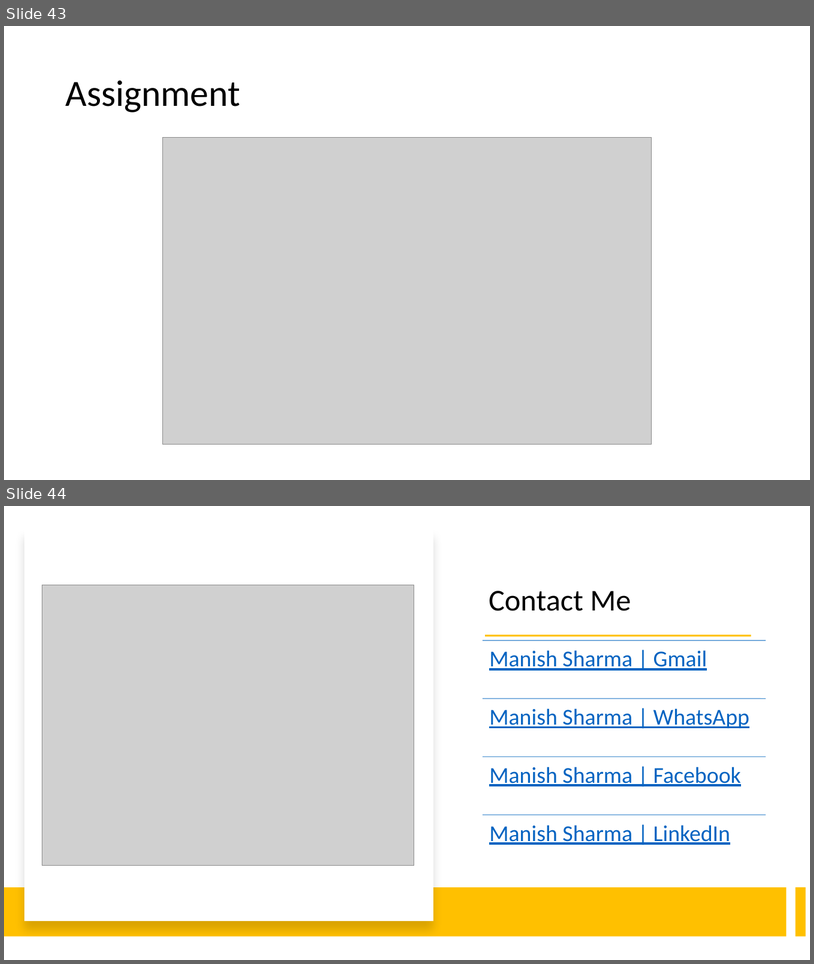
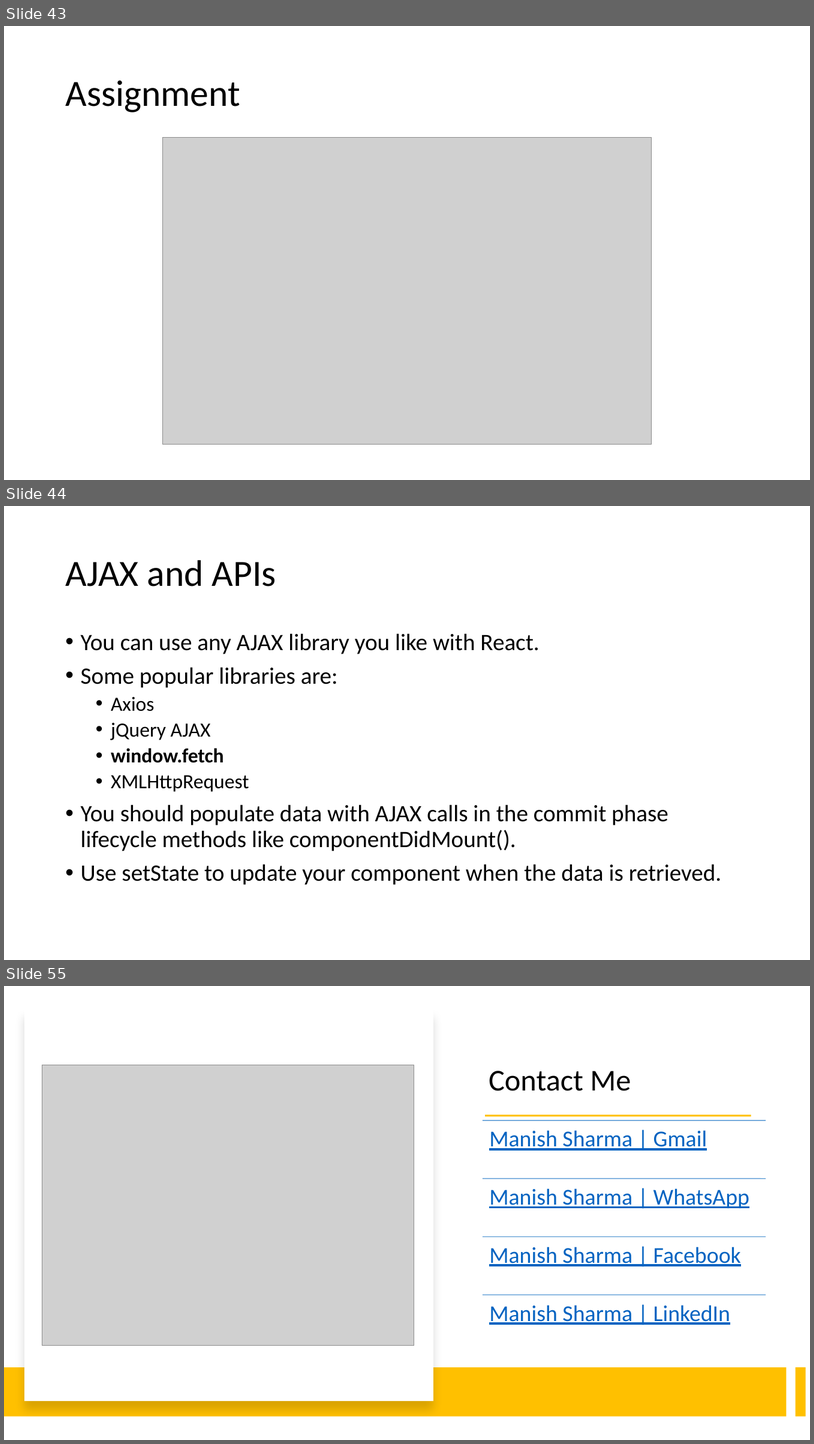
Before and after one commit to manishvbn/ReactJS_WE_Jun22, a slide deck: Notes/React.pptx. Shown one above the other, each under a label of ours: slides 43 and 44 before the commit, slides 43, 44 and 55 after it; the slides between them are not shown. The pictures are 814x964 and 814x1444 pixels, drawn with LibreOffice and Linux fonts; fonts in the diff are those of the drawing; grey boxes stand for pictures. Boxes give left, top, right and bottom in pixels: in the first picture for what was removed or moved away, otherwise in the second. Text is boxed around its words. In the diff, an @@ line names an element or a change of style, - is before the commit and + after.

```diff
--- a/Notes/React.pptx
+++ b/Notes/React.pptx
@@ slide 44 added at (4, 506, 810, 960), background #FFFFFF @@
@@ title added at (65, 560, 276, 586), 44 pt, text #000000 @@
+AJAX and APIs
@@ text added at (81, 633, 722, 885), 28 pt, text #000000 @@
+• You can use any AJAX library you like with React.
+• Some popular libraries are:
+  • Axios
+  • jQuery AJAX
+  • window.fetch
+  • XMLHttpRequest
+• You should populate data with AJAX calls in the commit phase lifecycle methods like componentDidMount().
+• Use setState to update your component when the data is retrieved.
@@ what was slide 44 is now slide 55 @@
```
Also in this commit, not shown: 10 other slides added.
